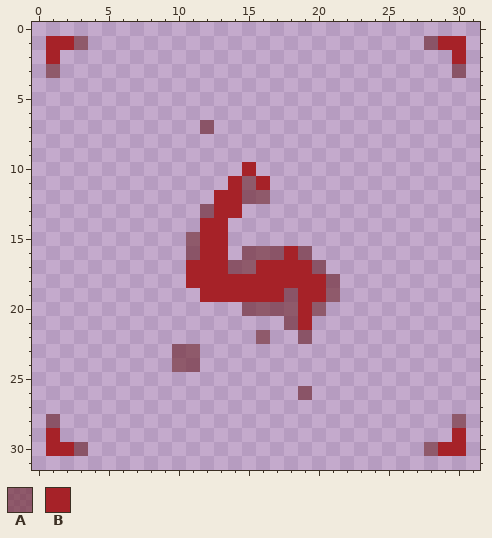
Edited in one commit: pixel-art sprite (Resources/Textures/_CP14/Actions/skill_tree.rsi/athletic.png). The first picture shows the starting point.
The file is 32x32 pixels.
Palette (. is transparent): A #6b232997  B #a62228
Pixels before, first column x 1:
 1 BBA........................ABB
 2 B............................B
 3 A............................A
 4 ..............................
 5 ..............................
 6 ..............................
 7 ...........A..................
 8 ..............................
 9 ..............................
10 ..............B...............
11 .............BAB..............
12 ............BBAA..............
13 ...........ABB................
14 ...........BB.................
15 ..........ABB.................
16 ..........ABB.AAABA...........
17 ..........BBBAABBBBA..........
18 ..........BBBBBBBBBBA.........
19 ...........BBBBBBABBA.........
20 ..............AAAABA..........
21 .................AB...........
22 ...............A..A...........
23 .........AA...................
24 .........AA...................
25 ..............................
26 ..................A...........
27 ..............................
28 A............................A
29 B............................B
30 BBA........................ABB
After:
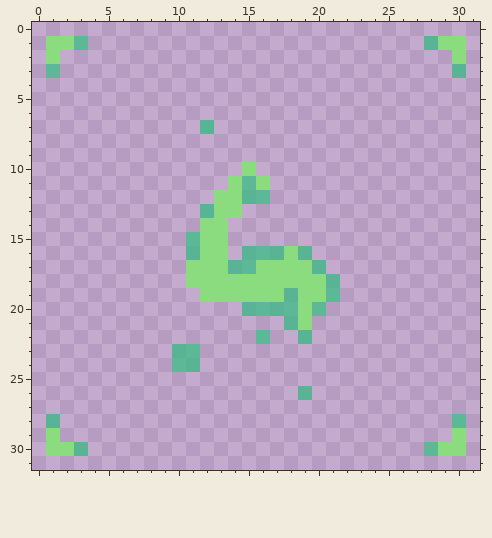
The edit:
colour A: #6b232997 -> #30be81b2
colour B: #a62228 -> #8bdb7f
Boxes around the changes in both pictures, in picture pixels (x1, y1, x2, y2):
changed: (46, 36, 88, 78)
changed: (424, 36, 466, 78)
changed: (172, 120, 340, 400)
changed: (46, 414, 88, 456)
changed: (424, 414, 466, 456)
